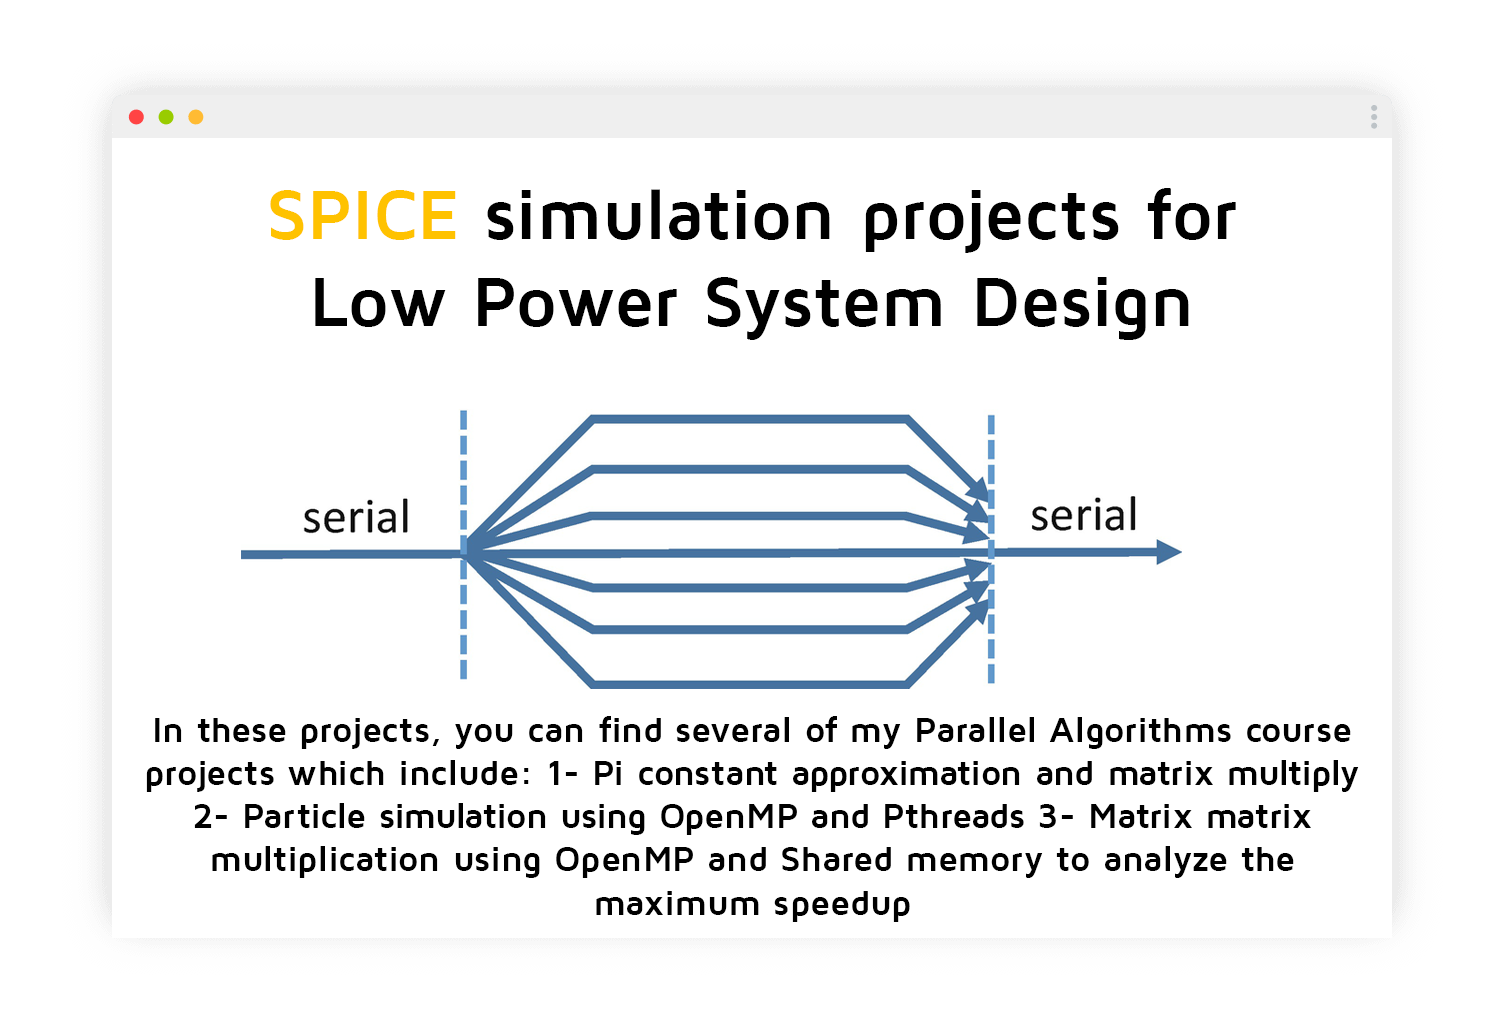
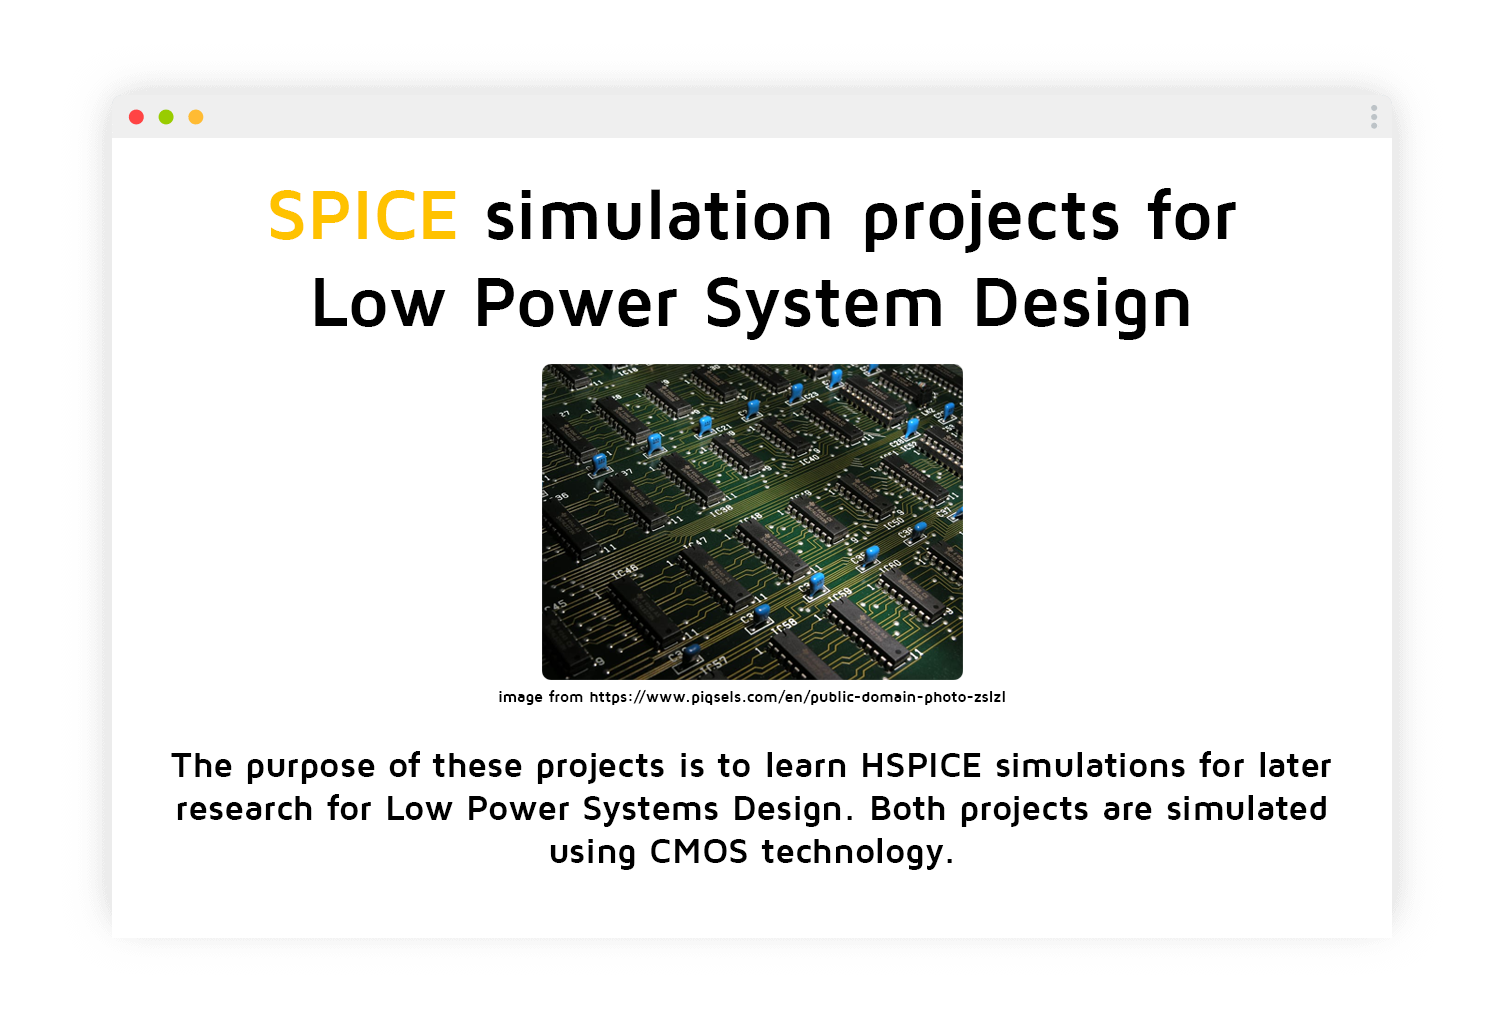
The second 1504 × 1018 image is a revision of the first. Changes to its layers:
renamed "Layer 3" to "Layer 4", moved it above "image from https://www.piqsels.com/en/public-domain-photo-zslzl", painted on it over (241, 364, 1182, 689)
renamed "Fentaw, H.W.; Kim, T.-H. Design and Investigation of Capsule Ne" to "image from https://www.piqsels.com/en/public-domain-photo-zslzl", showed it, painted on it over (460, 679, 1005, 705)
renamed "In these projects, you can find several of my Parallel Algorith" to "The purpose of these projects is to learn HSPICE simulations fo", painted on it over (146, 716, 1359, 922)